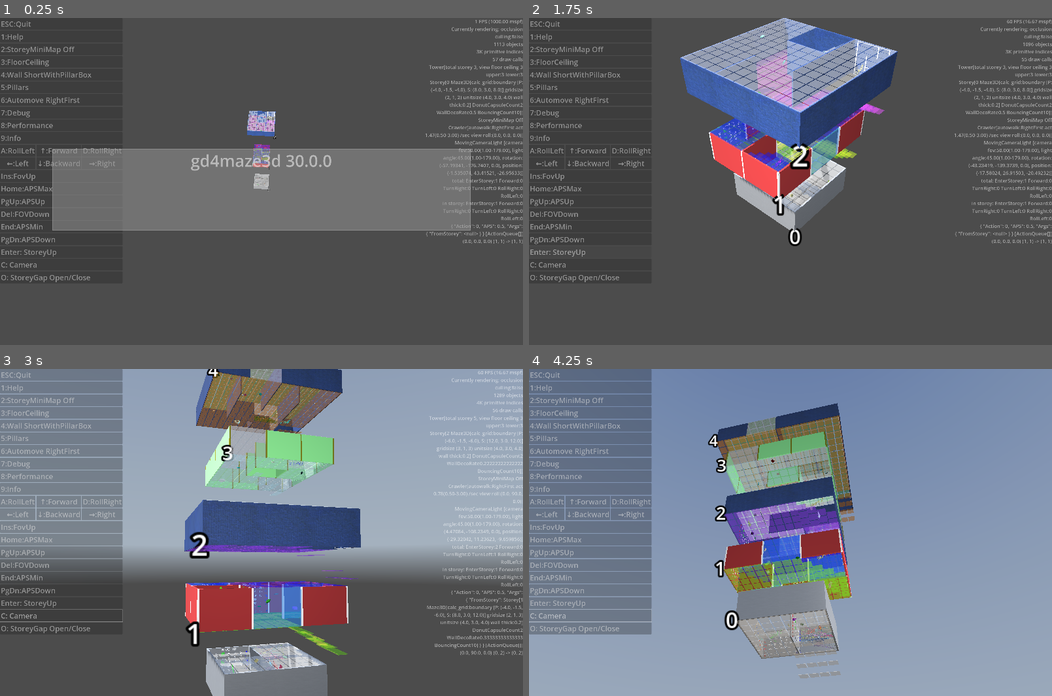
Above: before the commit, frames 1-4 (two rows, left to right).
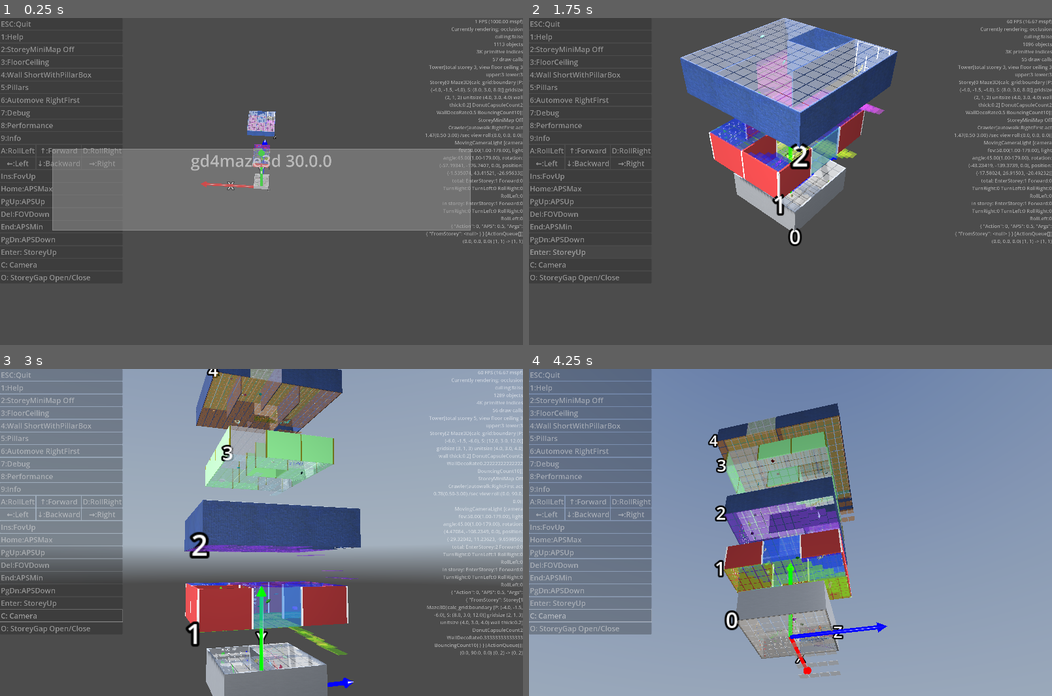
Above: after the commit, the same moments.

Repository: kasworld/gd4maze3d
Game: Godot game, scene res://main.tscn
Same seed, same stepped clock (60 frames per second), same inputs: the game is played once before the commit and once after it. A sky picture missing from this copy of the repository is replaced by a grey-blue gradient.
Inputs (mouse positions are in pixels of both pictures, inside the frame that each line leads up to):
- Up to frame 1 (0.25 s): no input
- Up to frame 2 (1.75 s): click "Enter: StoreyUp" at 0.5 s; click "Enter: StoreyUp" at 1.25 s
- Up to frame 3 (3 s): tap Enter at 2 s; move the mouse to (376, 516) at 2.02 s; hold Right 2.03-2.78 s; tap Q at 2.1 s; click (376, 516) at 2.17 s; move the mouse to (156, 548) at 2.77 s; hold Down from 2.78 s (still down); tap E at 2.85 s
- Up to frame 4 (4.25 s): move the mouse to (842, 460) at 3.52 s; release Down at 3.53 s; hold Right from 3.53 s (still down); tap 1 at 3.6 s

The runs differ from the first frame. In frame 1, 0.2% of the frame differs, in the area x 38-52%, y 37-53%; in frame 2, 0.1%; in frame 3, 0.3%; in frame 4, 0.5%, in the area x 49-69%, y 59-94%.

Commit message:
fix font size

Diff:
--- a/axis_arrow_3d/axis_arrow_3d.gd
+++ b/axis_arrow_3d/axis_arrow_3d.gd
@@ -34,15 +34,12 @@
 	for i in 3:
 		$Arrows.get_child(i).set_size(l, body_width, head_width, body_rate)
 		$Arrows.get_child(i).position[i] = l/2
-	set_label(l * 50, 0.5)
+	set_label(body_width*4 , 0.5)
 	return self
 
 func set_label(font_size :float, label_pos_rate :float) -> AxisArrow3D:
-	if font_size > 4096:
-		font_size = 4095
-	#print_debug(font_size)
 	var l :float = $Arrows/ArrowX.get_length()
 	for i in 3:
 		$Labels.get_child(i).position[i] = l * label_pos_rate
-		$Labels.get_child(i).font_size = font_size
+		$Labels.get_child(i).pixel_size = font_size / 16
 	return self
--- a/main.tscn
+++ b/main.tscn
@@ -185,7 +185,6 @@
 theme = SubResource("Theme_lquwl")
 
 [node name="AxisArrow3D" parent="." unique_id=2079731285 instance=ExtResource("6_7mycd")]
-visible = false
 
 [node name="MovingCameraLightHober" parent="." unique_id=123708318 instance=ExtResource("3_hdadt")]
 
